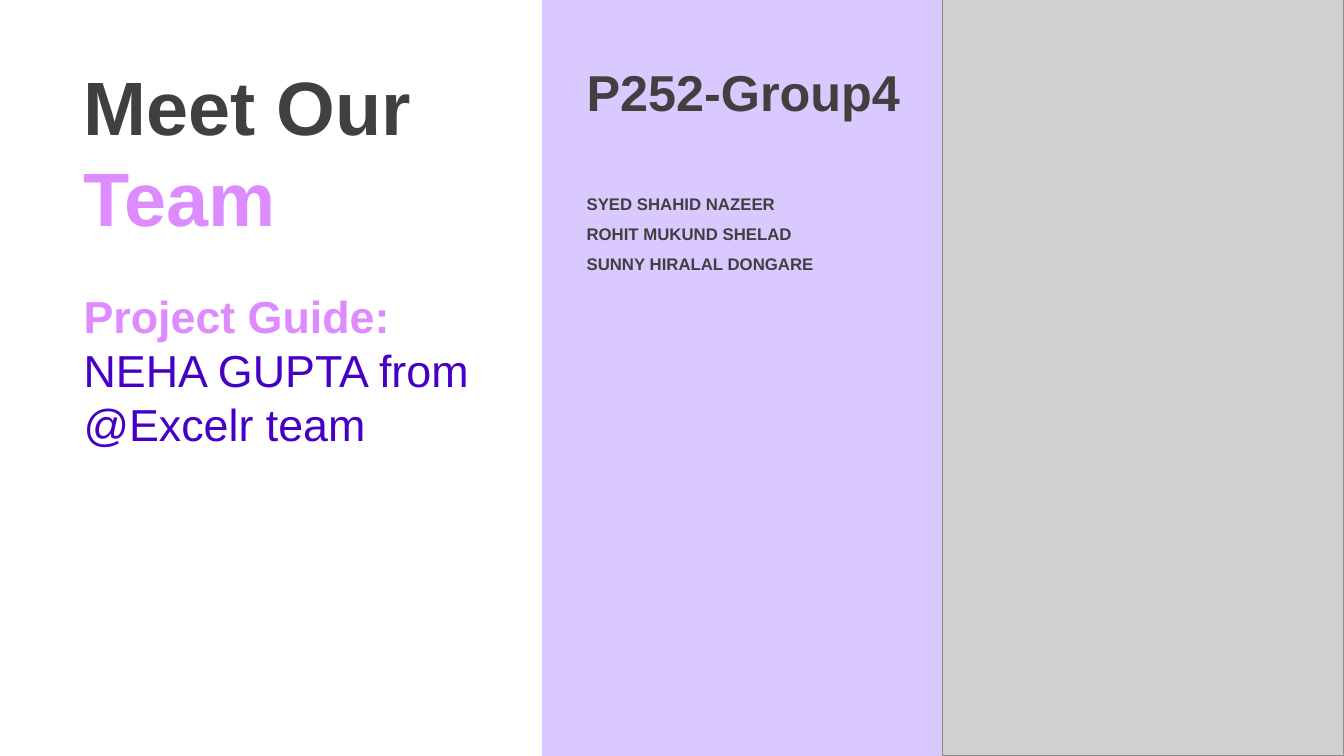
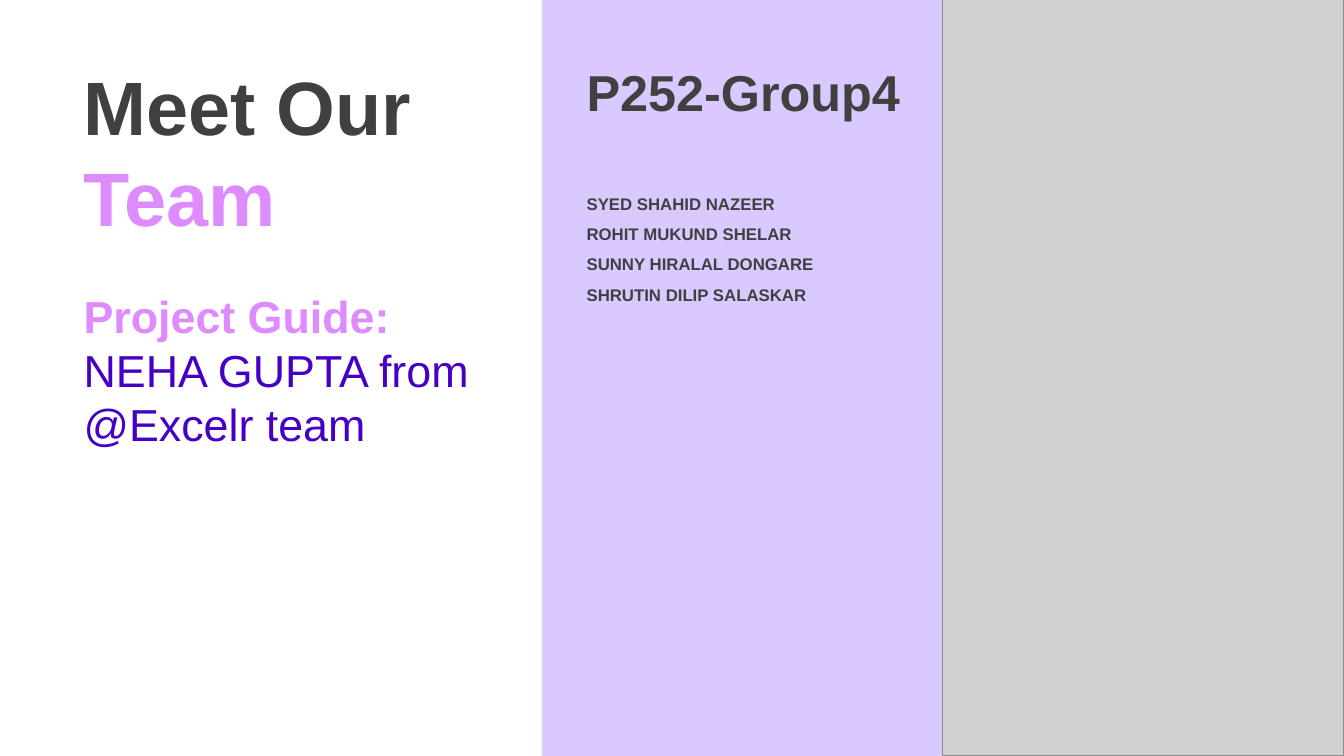
Before and after one commit to Syedshahidnazeer/Excelr-P252-Group4-Internship-Project-Deployment, a slide deck: slide 2 of static/NLP-P252.pptx. Drawn at 1344x756 pixels with LibreOffice and Linux fonts; fonts in the diff are those of the drawing; grey boxes stand for pictures. Boxes give left, top, right and bottom in pixels: in the first picture for what was removed or moved away, otherwise in the second. Text is boxed around its words. In the diff, an @@ line names an element or a change of style, - is before the commit and + after.

```diff
--- a/static/NLP-P252.pptx
+++ b/static/NLP-P252.pptx
@@ text at <box>587,228,792,240</box>: text changed @@
-ROHIT MUKUND SHELAD
+ROHIT MUKUND SHELAR
@@ text added at <box>587,289,806,301</box>, 12 pt, text #404040, bold @@
+SHRUTIN DILIP SALASKAR
```
Also in this commit, not shown: 1 other file.
